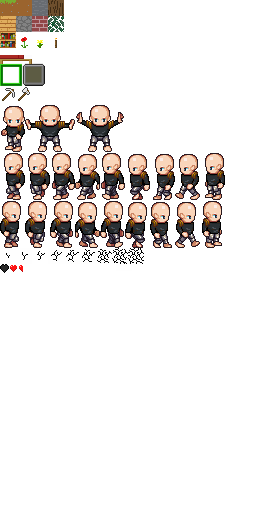
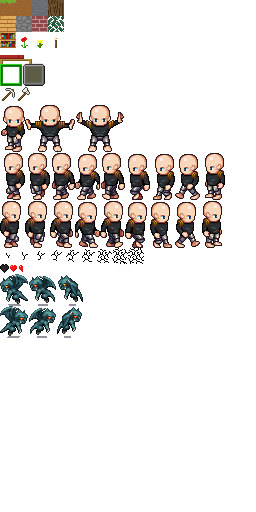
Two versions of the same layered image (w=256, h=512). Layer-by-layer changes:
added group "monster" with 8 layers above "Layer Group" over [left=0, top=274, right=83, bottom=338]
added group "monster_right" with 3 layers in group "monster" over [left=0, top=306, right=82, bottom=338]
added layer "Pasted Layer #4" in group "monster_right" over [left=57, top=307, right=82, bottom=338]
added layer "Pasted Layer #5" in group "monster_right" over [left=29, top=308, right=56, bottom=338]
added layer "Pasted Layer #6" in group "monster_right" over [left=0, top=306, right=28, bottom=338]
added group "monster_left" with 3 layers in group "monster" over [left=0, top=274, right=83, bottom=306]
added layer "Pasted Layer #3" in group "monster_left" over [left=58, top=275, right=83, bottom=306]
added layer "Pasted Layer #2" in group "monster_left" over [left=29, top=276, right=56, bottom=306]
added layer "Pasted Layer #1" in group "monster_left" over [left=0, top=274, right=28, bottom=306]
